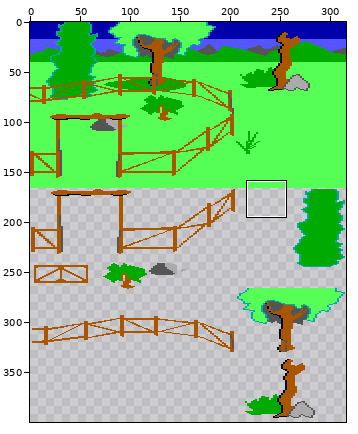
One commit to this sprite sheet: test/assets/spritesheets/kq1/goatpene.png. The picture above shows the old version from afar; the outline marks the close-up.
Close-up. Before:
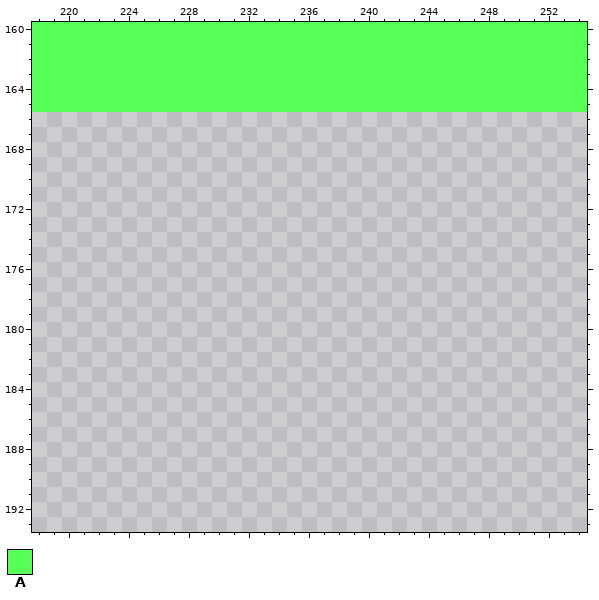
The file is 316x402 pixels. Shown: x 218..254, y 160..193. The wide view leaves out empty margins.
Palette (. is transparent): A #55ff55
Pixels before, first column x 218:
160 AAAAAAAAAAAAAAAAAAAAAAAAAAAAAAAAAAAAA
161 AAAAAAAAAAAAAAAAAAAAAAAAAAAAAAAAAAAAA
162 AAAAAAAAAAAAAAAAAAAAAAAAAAAAAAAAAAAAA
163 AAAAAAAAAAAAAAAAAAAAAAAAAAAAAAAAAAAAA
164 AAAAAAAAAAAAAAAAAAAAAAAAAAAAAAAAAAAAA
165 AAAAAAAAAAAAAAAAAAAAAAAAAAAAAAAAAAAAA
Now the later version:
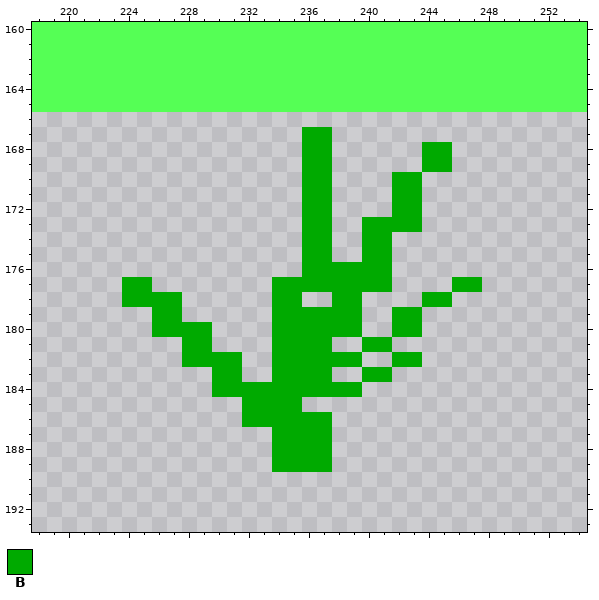
Colours new in this view: B #00aa00
Change:
y 167: x 236..237 .. -> BB
y 168..169: x 236..237 .. -> BB; x 244..245 .. -> BB
y 170..172: x 236..237 .. -> BB; x 242..243 .. -> BB
y 173: x 236..237 .. -> BB; x 240..243 .... -> BBBB
y 174..175: x 236..237 .. -> BB; x 240..241 .. -> BB
y 176: x 236..241 ...... -> BBBBBB
y 177: x 224..225 .. -> BB; x 234..241 ........ -> BBBBBBBB; x 246..247 .. -> BB
y 178: x 224..227 .... -> BBBB; x 234..235 .. -> BB; x 238..239 .. -> BB; x 244..245 .. -> BB
y 179: x 226..227 .. -> BB; x 234..239 ...... -> BBBBBB; x 242..243 .. -> BB
y 180: x 226..229 .... -> BBBB; x 234..239 ...... -> BBBBBB; x 242..243 .. -> BB
y 181: x 228..229 .. -> BB; x 234..237 .... -> BBBB; x 240..241 .. -> BB
y 182: x 228..231 .... -> BBBB; x 234..239 ...... -> BBBBBB; x 242..243 .. -> BB
y 183: x 230..231 .. -> BB; x 234..237 .... -> BBBB; x 240..241 .. -> BB
y 184: x 230..239 .......... -> BBBBBBBBBB
y 185: x 232..235 .... -> BBBB
y 186: x 232..237 ...... -> BBBBBB
y 187..189: x 234..237 .... -> BBBB
Boxes around the changes in both close-ups, in picture pixels (x1, y1, x2, y2):
added: (122, 127, 482, 472)
